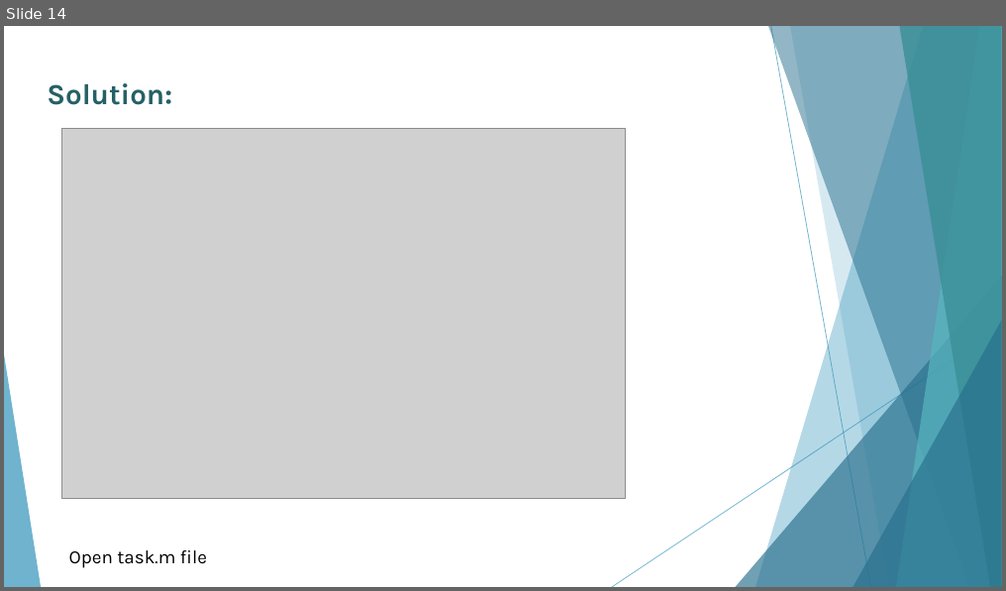
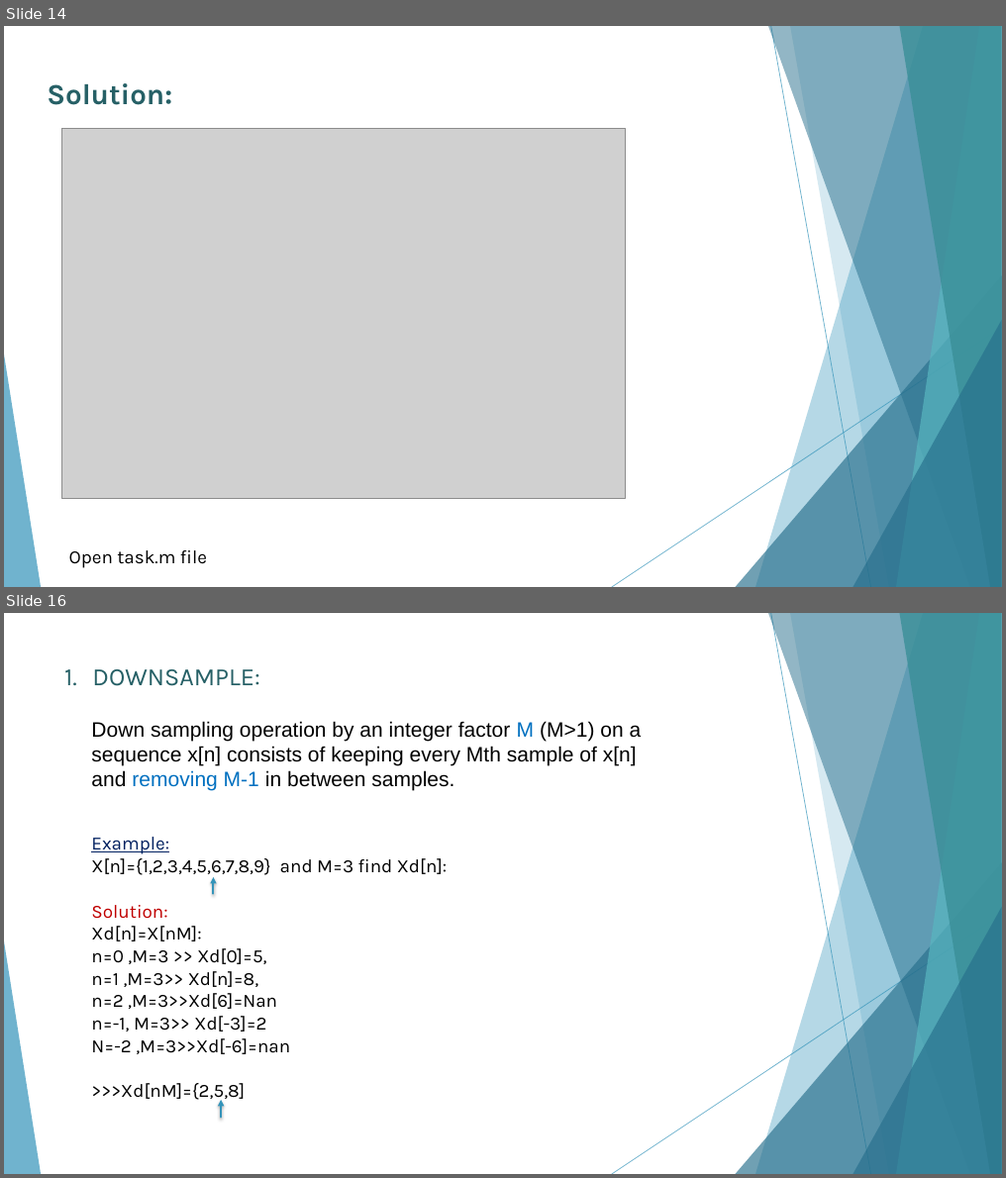
Before and after one commit to AhMjOU/DSP2, a slide deck: lec2.pptx. Shown one above the other, each under a label of ours: slide 14 before the commit, slides 14 and 16 after it; the slides between them are not shown. The pictures are 1006x591 and 1006x1178 pixels, drawn with LibreOffice and Linux fonts; fonts in the diff are those of the drawing; grey boxes stand for pictures. Boxes give left, top, right and bottom in pixels: in the first picture for what was removed or moved away, otherwise in the second. Text is boxed around its words. In the diff, an @@ line names an element or a change of style, - is before the commit and + after.

```diff
--- a/lec2.pptx
+++ b/lec2.pptx
@@ slide 16 added at box(4, 613, 1002, 1174), background #FFFFFF; not listed: 10 template elements that a slide beside it also shows @@
@@ text added at box(92, 669, 259, 686), 24 pt, text #266066 @@
+1. DOWNSAMPLE:
@@ text added at box(91, 721, 642, 791), 20 pt, text #000000 @@
+Down sampling operation by an integer factor M (M>1) on a sequence x[n] consists of keeping every Mth sample of x[n] and removing M-1 in between samples.
@@ text added at box(91, 837, 447, 1103), 18 pt, text #000000 @@
+Example:
+X[n]={1,2,3,4,5,6,7,8,9} and M=3 find Xd[n]:
+Solution:
+Xd[n]=X[nM]:
+n=0 ,M=3 >> Xd[0]=5,
+n=1 ,M=3>> Xd[n]=8,
+n=2 ,M=3>>Xd[6]=Nan
+n=-1, M=3>> Xd[-3]=2
+N=-2 ,M=3>>Xd[-6]=nan
+>>>Xd[nM]={2,5,8]
@@ arrow added from (214, 894) to (214, 877), #3494BA 2 pt @@
@@ arrow added from (221, 1118) to (221, 1100), #3494BA 2 pt @@
```
Also in this commit, not shown: 1 slide changed, 12 other slides added, 2 other files.
